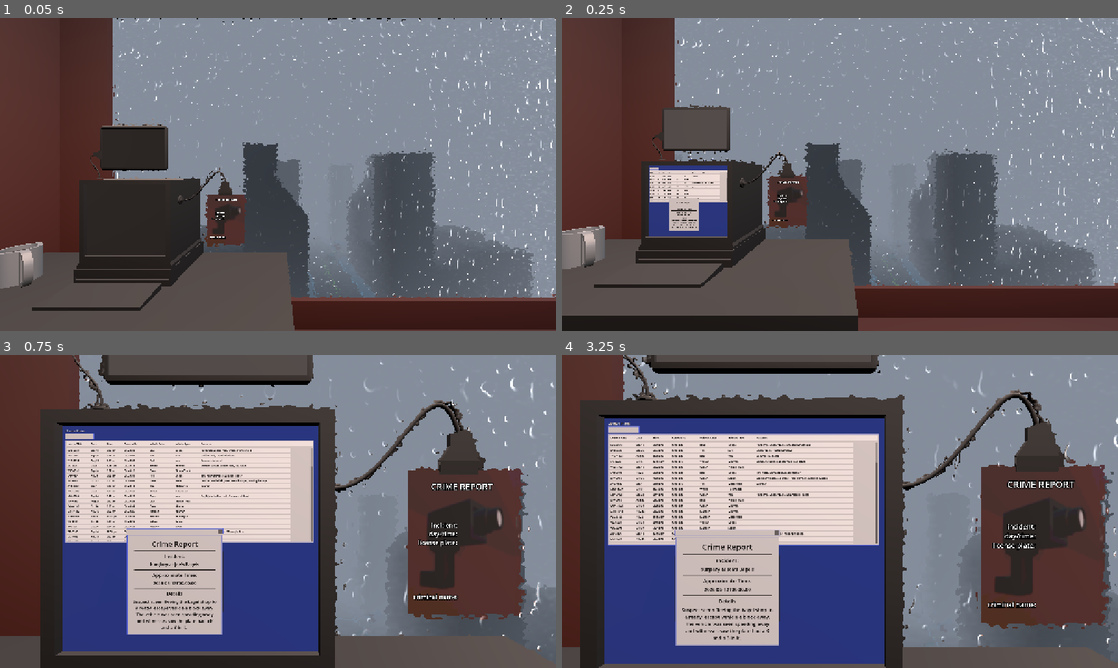
Above: before the commit, frames 1-4 (two rows, left to right).
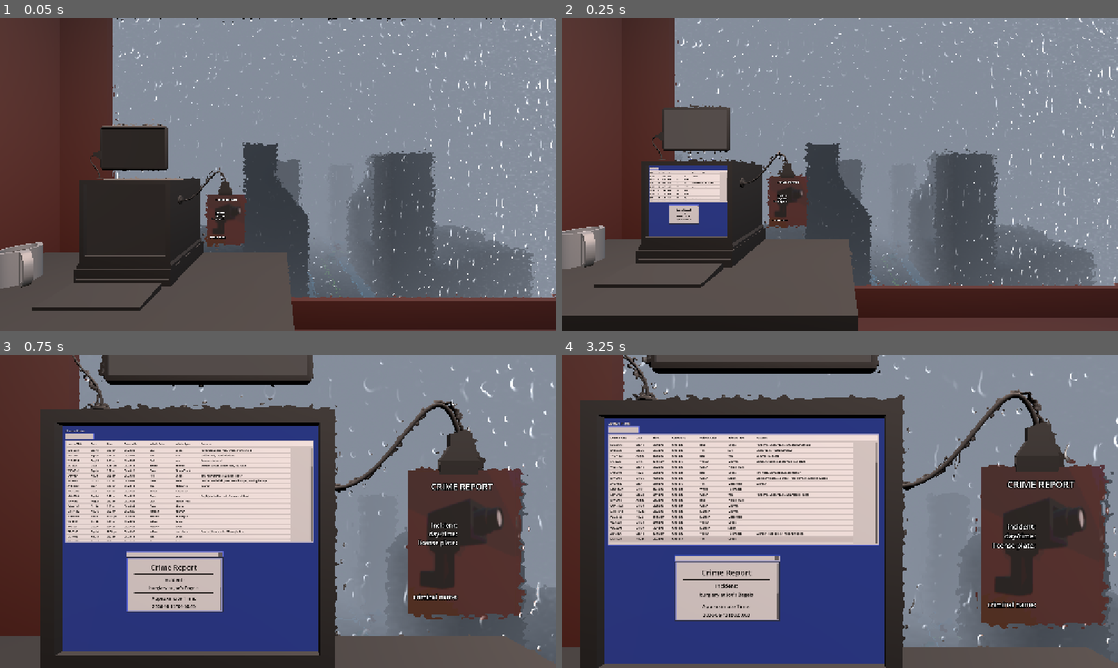
Above: after the commit, the same moments.

Repository: Ciph3rzer0/brackeys-2026.2-trust-no-one
Game: Godot game, scene res://scenes/city.tscn
Two runs of this game, one before a commit and one after it. Both use one fixed random seed, a clock stepped at 60 frames per second and the inputs below. Sound files missing from this copy of the repository are replaced by a short silence.
Inputs (mouse positions are in pixels of both pictures, inside the frame that each line leads up to):
- Up to frame 1 (0.05 s): no input
- Up to frame 2 (0.25 s): no input
- Up to frame 3 (0.75 s): tap Enter at 0.5 s; move the mouse to (305, 511) at 0.52 s; hold W (pc_forward) from 0.53 s (still down); hold E (pc_interact) from 0.53 s (still down); click (305, 511) at 0.67 s
- Up to frame 4 (3.25 s): tap Space at 0.77 s; release W (pc_forward) at 1.25 s; release E (pc_interact) at 1.25 s; drag from (728, 527) to (812, 574) at 1.27 s; move the mouse to (895, 442) at 2.02 s; hold D (pc_right) 2.03-2.75 s; hold Ctrl 2.03-2.75 s; drag from (812, 574) to (673, 464) at 2.77 s

Frame 1 is identical in both runs. In frame 2, 0.3% of the frame differs, in the area x 19-25%, y 57-68%; in frame 3, 3.3%; in frame 4, 3.8%, in the area x 8-53%, y 55-93%.

Commit message:
feat: crime report in scrollable container

Diff:
--- a/ui/crime-report/crime_report.tscn
+++ b/ui/crime-report/crime_report.tscn
@@ -17,71 +17,75 @@
 script = ExtResource("1_25t53")
 quest = ExtResource("2_eqs3u")
 
-[node name="MarginContainer" type="MarginContainer" parent="." unique_id=1544216645]
+[node name="ScrollContainer" type="ScrollContainer" parent="." unique_id=49873419]
 layout_mode = 2
+
+[node name="MarginContainer" type="MarginContainer" parent="ScrollContainer" unique_id=1544216645]
+layout_mode = 2
+size_flags_horizontal = 3
 theme_override_constants/margin_left = 20
 theme_override_constants/margin_top = 20
 theme_override_constants/margin_right = 20
 theme_override_constants/margin_bottom = 20
 
-[node name="VBoxContainer" type="VBoxContainer" parent="MarginContainer" unique_id=232240578]
+[node name="VBoxContainer" type="VBoxContainer" parent="ScrollContainer/MarginContainer" unique_id=232240578]
 layout_mode = 2
 theme_override_constants/separation = 10
 
-[node name="Header" type="Label" parent="MarginContainer/VBoxContainer" unique_id=290499644]
+[node name="Header" type="Label" parent="ScrollContainer/MarginContainer/VBoxContainer" unique_id=290499644]
 layout_mode = 2
 theme_override_font_sizes/font_size = 36
 text = "Crime Report"
 horizontal_alignment = 1
 
-[node name="Divider" type="Panel" parent="MarginContainer/VBoxContainer" unique_id=1979503544]
+[node name="Divider" type="Panel" parent="ScrollContainer/MarginContainer/VBoxContainer" unique_id=1979503544]
 custom_minimum_size = Vector2(0, 4)
 layout_mode = 2
 theme_override_styles/panel = SubResource("StyleBoxFlat_uhg71")
 
-[node name="IncidentTitle" type="Label" parent="MarginContainer/VBoxContainer" unique_id=990062691]
+[node name="IncidentTitle" type="Label" parent="ScrollContainer/MarginContainer/VBoxContainer" unique_id=990062691]
 layout_mode = 2
 theme_override_font_sizes/font_size = 24
 text = "Incident:"
 horizontal_alignment = 1
 
-[node name="Incident" type="Label" parent="MarginContainer/VBoxContainer" unique_id=1114975575]
+[node name="Incident" type="Label" parent="ScrollContainer/MarginContainer/VBoxContainer" unique_id=1114975575]
 unique_name_in_owner = true
 layout_mode = 2
 theme_override_font_sizes/font_size = 22
 text = "<burglary at Joe's Bagels>"
 horizontal_alignment = 1
 
-[node name="Divider3" type="Panel" parent="MarginContainer/VBoxContainer" unique_id=386149315]
+[node name="Divider3" type="Panel" parent="ScrollContainer/MarginContainer/VBoxContainer" unique_id=386149315]
 custom_minimum_size = Vector2(0, 4)
 layout_mode = 2
 theme_override_styles/panel = SubResource("StyleBoxFlat_uhg71")
 
-[node name="DateTitle" type="Label" parent="MarginContainer/VBoxContainer" unique_id=1597548356]
+[node name="DateTitle" type="Label" parent="ScrollContainer/MarginContainer/VBoxContainer" unique_id=1597548356]
 layout_mode = 2
 theme_override_font_sizes/font_size = 24
 text = "Approximate Time:"
 horizontal_alignment = 1
 
-[node name="Time" type="Label" parent="MarginContainer/VBoxContainer" unique_id=1969729799]
+[node name="Time" type="Label" parent="ScrollContainer/MarginContainer/VBoxContainer" unique_id=1969729799]
 unique_name_in_owner = true
 layout_mode = 2
 theme_override_font_sizes/font_size = 22
 text = "<XK3-JT*1>"
 horizontal_alignment = 1
 
-[node name="Divider2" type="Panel" parent="MarginContainer/VBoxContainer" unique_id=539637987]
+[node name="Divider2" type="Panel" parent="ScrollContainer/MarginContainer/VBoxContainer" unique_id=539637987]
 custom_minimum_size = Vector2(0, 4)
 layout_mode = 2
 theme_override_styles/panel = SubResource("StyleBoxFlat_uhg71")
 
-[node name="PlateLabel" type="Label" parent="MarginContainer/VBoxContainer" unique_id=1859087249]
+[node name="PlateLabel" type="Label" parent="ScrollContainer/MarginContainer/VBoxContainer" unique_id=1859087249]
 layout_mode = 2
 theme_override_font_sizes/font_size = 24
 text = "Details"
 horizontal_alignment = 1
 
-[node name="Plate" type="Label" parent="MarginContainer/VBoxContainer" unique_id=1378861698]
+[node name="Plate" type="Label" parent="ScrollContainer/MarginContainer/VBoxContainer" unique_id=1378861698]
 unique_name_in_owner = true
 custom_minimum_size = Vector2(100, 0)
 layout_mode = 2
